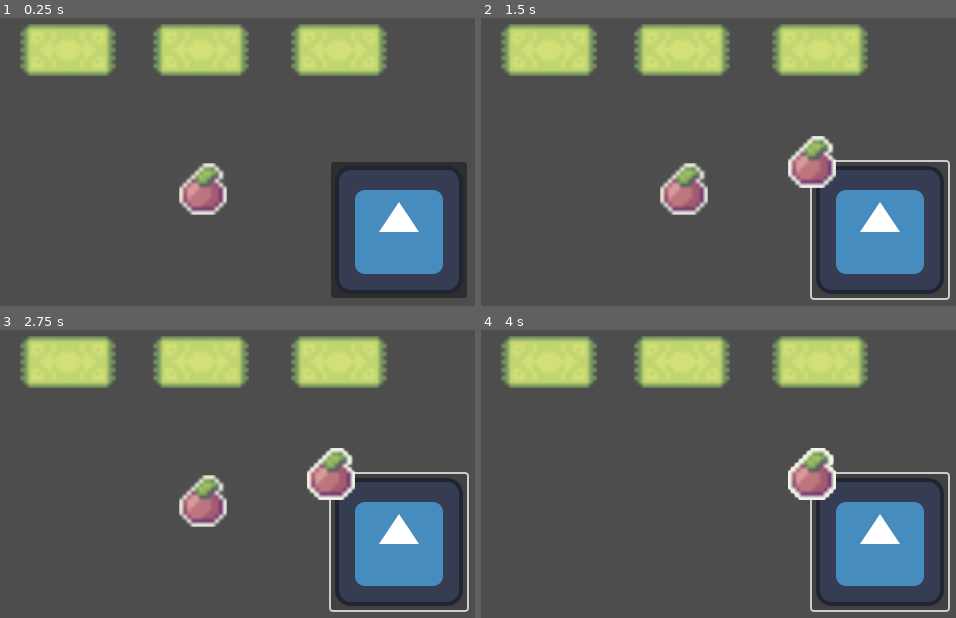
Above: before the commit, frames 1-4 (two rows, left to right).
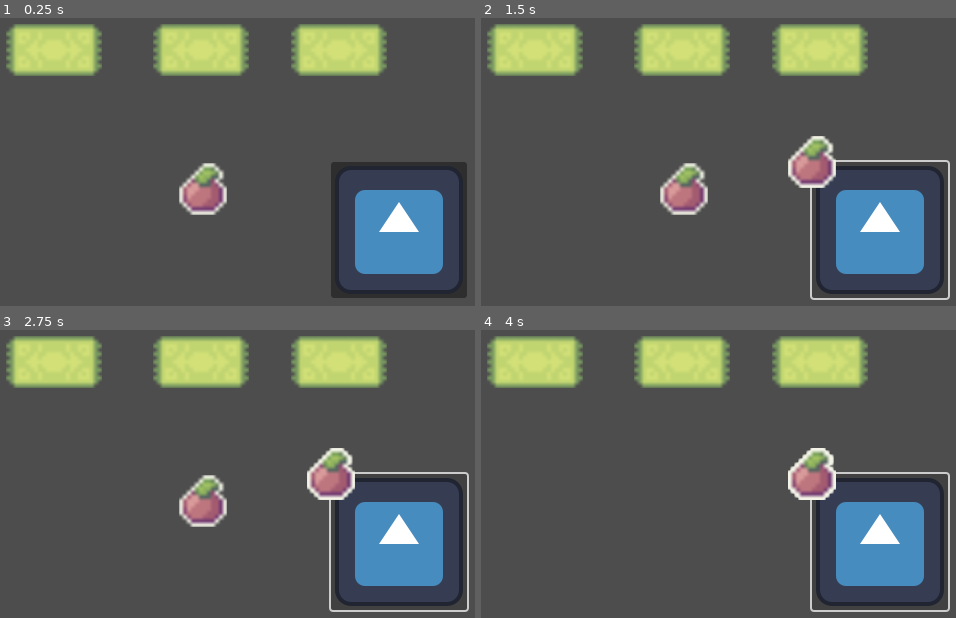
Above: after the commit, the same moments.

Repository: andrewcrisp/shelfsortinggame
Game: Godot game, scene res://scenes/level.tscn
Same seed, same stepped clock (60 frames per second), same inputs: the game is played once before the commit and once after it. The engine's default icon, where the game draws it, is replaced by a stand-in: a white triangle on a blue panel in a dark square.
Inputs (mouse positions are in pixels of both pictures, inside the frame that each line leads up to):
- Up to frame 1 (0.25 s): no input
- Up to frame 2 (1.5 s): click (880, 231) at 0.5 s; click (880, 231) at 1.25 s
- Up to frame 3 (2.75 s): click (399, 543) at 2 s
- Up to frame 4 (4 s): tap Enter at 2.75 s; move the mouse to (685, 499) at 2.77 s; click (685, 499) at 2.85 s; tap Space at 3.5 s; move the mouse to (813, 474) at 3.52 s; click (813, 474) at 3.6 s

The runs differ from the first frame. In frame 1, 1.6% of the frame differs, in the area x 1-25%, y 2-21%; in frame 2, 1.6%; in frame 3, 1.6%; in frame 4, 1.6%.

Commit message:
Recreate misbehaving shelf

Diff:
--- a/scenes/level.tscn
+++ b/scenes/level.tscn
@@ -7,10 +7,6 @@
 
 [node name="Level" type="Node2D"]
 script = ExtResource("1_mx8sn")
-
-[node name="Shelf" parent="." instance=ExtResource("2_ppgk2")]
-position = Vector2(95, 72)
-scale = Vector2(4, 4)
 
 [node name="SortableItem" parent="." instance=ExtResource("3_2r41h")]
 position = Vector2(230, 211)
@@ -26,3 +22,7 @@
 
 [node name="Spawner" parent="." instance=ExtResource("4_klq6b")]
 position = Vector2(358, 184)
+
+[node name="Shelf" parent="." instance=ExtResource("2_ppgk2")]
+position = Vector2(81, 72)
+scale = Vector2(4, 4)
